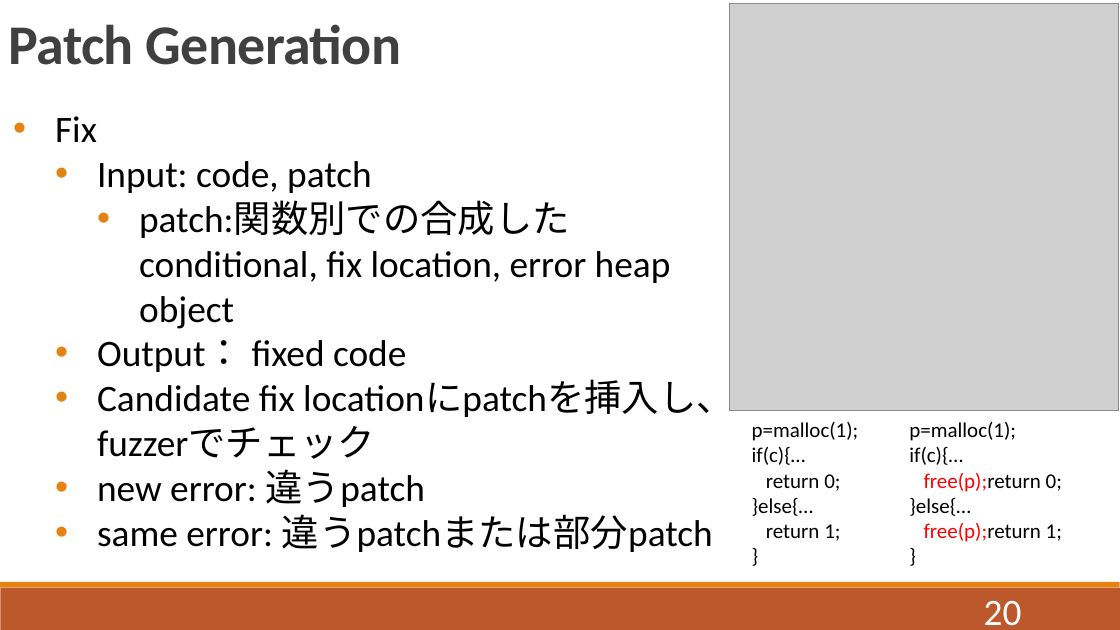
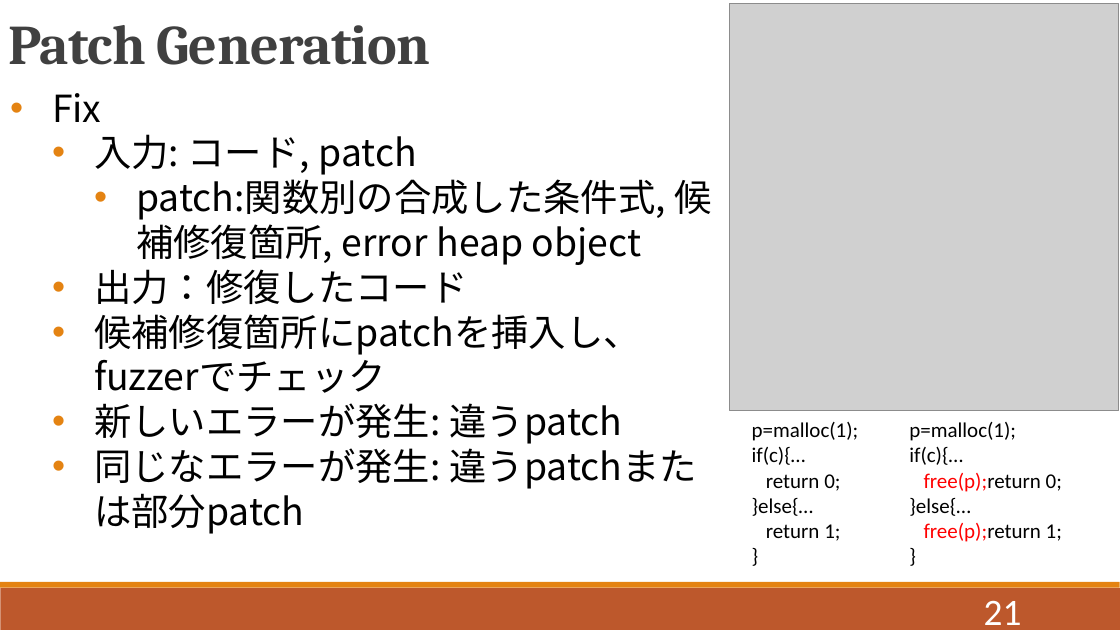
Before and after one commit to QIANZECHANG/MyResearch, a slide deck: slide 21 of 修論/修論発表.pptx (slide 20 before the commit). Drawn at 1120x630 pixels with LibreOffice and Linux fonts; fonts in the diff are those of the drawing; grey boxes stand for pictures. Boxes give left, top, right and bottom in pixels: in the first picture for what was removed or moved away, otherwise in the second. Text is boxed around its words. In the diff, an @@ line names an element or a change of style, - is before the commit and + after.

```diff
--- a/修論/修論発表.pptx
+++ b/修論/修論発表.pptx
@@ text "Patch Generation" at bbox=[8, 25, 431, 65]: font Calibri to Cambria @@
@@ text "Fix": place and size @@
-text "Fix" at bbox=[55, 116, 734, 552]
+text "Fix" at bbox=[52, 93, 712, 489]
@@ text at bbox=[52, 93, 101, 122]: font Calibri to Noto Sans CJK JP in "Fix" @@
@@ text at bbox=[94, 134, 712, 489]: text changed; font Calibri to Noto Sans CJK JP @@
-    • Input: code, patch
-      • patch:関数別での合成したconditional, fix location, error heap object
-    • Output： fixed code
-    • Candidate fix locationにpatchを挿入し、fuzzerでチェック
-    • new error: 違うpatch
-    • same error: 違うpatchまたは部分patch
+    • 入力: コード, patch
+      • patch:関数別の合成した条件式, 候補修復箇所, error heap object
+    • 出力：修復したコード
+    • 候補修復箇所にpatchを挿入し、fuzzerでチェック
+    • 新しいエラーが発生: 違うpatch
+    • 同じなエラーが発生: 違うpatchまたは部分patch
@@ page number at bbox=[984, 600, 1022, 625]: text changed @@
-20
+21
```
Also in this commit, not shown: 24 other slides changed, 8 slides added, 1 slide removed, 16 other files.
